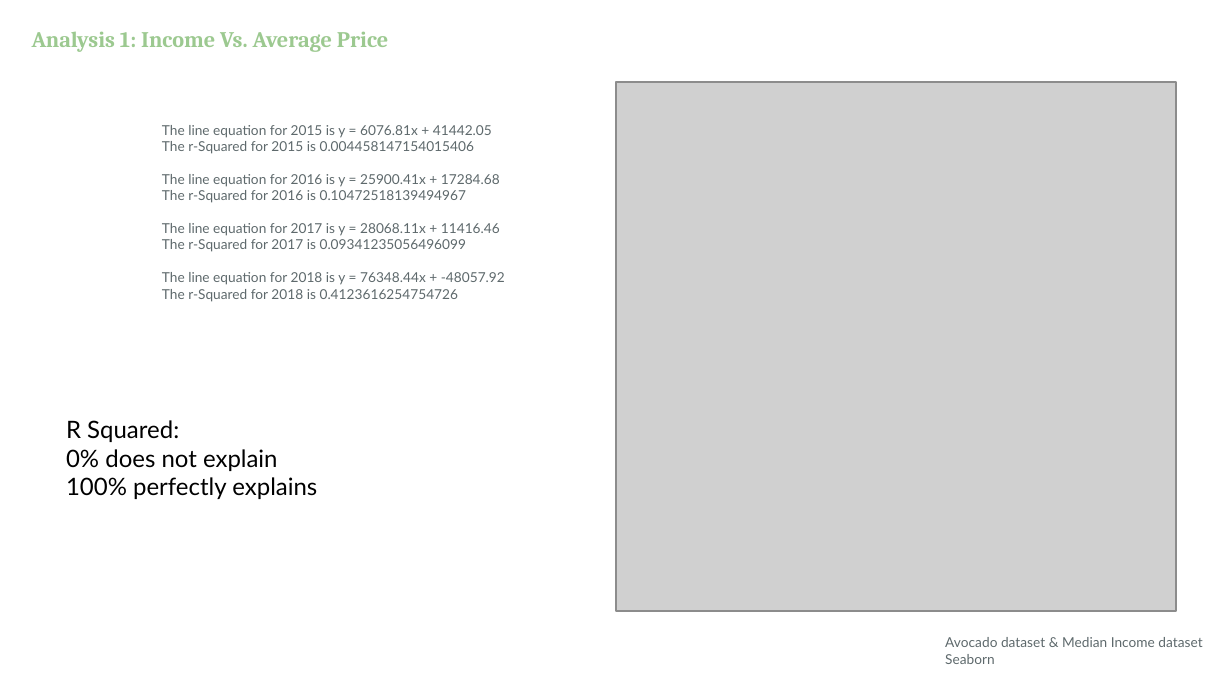
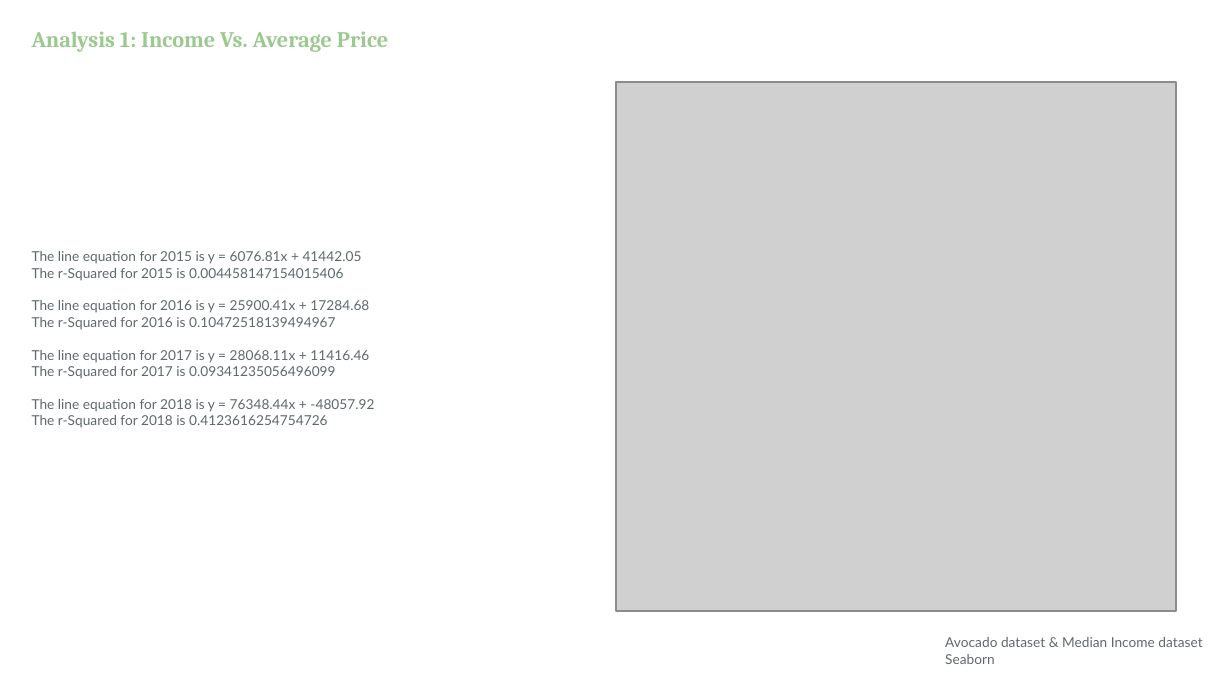
Before and after one commit to lauragtz/project_one, a slide deck: slide 10 of Avocado Presentation.pptx. Drawn at 1232x693 pixels with LibreOffice and Linux fonts; fonts in the diff are those of the drawing; grey boxes stand for pictures. Boxes give left, top, right and bottom in pixels: in the first picture for what was removed or moved away, otherwise in the second. Text is boxed around its words. In the diff, an @@ line names an element or a change of style, - is before the commit and + after.

```diff
--- a/Avocado Presentation.pptx
+++ b/Avocado Presentation.pptx
@@ text "The line equation for 2015 ...": place and size @@
-text "The line equation for 2015 ..." at box(162, 125, 505, 302)
+text "The line equation for 2015 ..." at box(32, 251, 374, 427)
@@ text removed at box(66, 420, 317, 499) @@
-R Squared:
-0% does not explain
-100% perfectly explains
```
Also in this commit, not shown: 6 other slides changed, 1 slide added, 8 other files.
